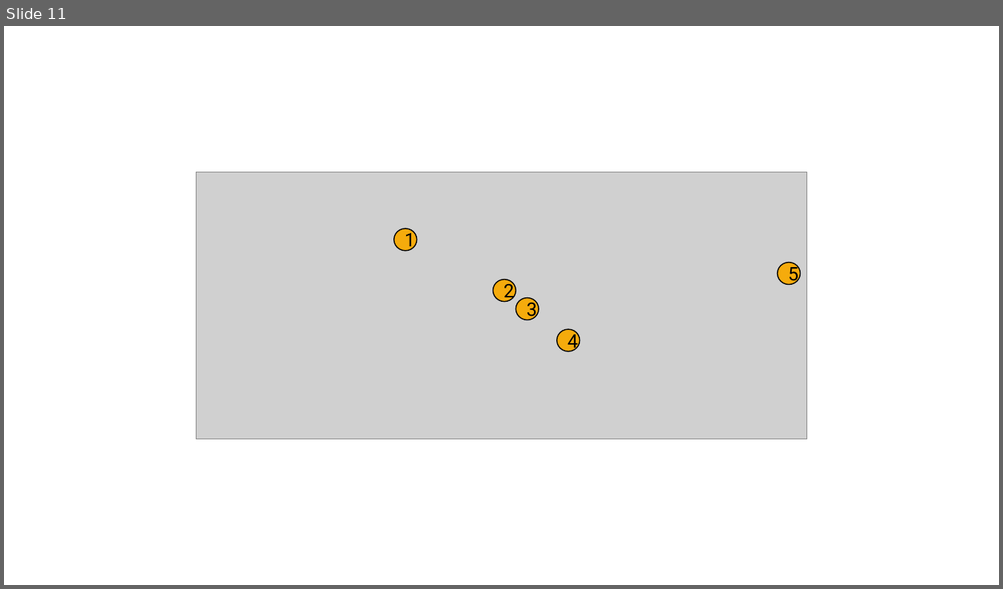
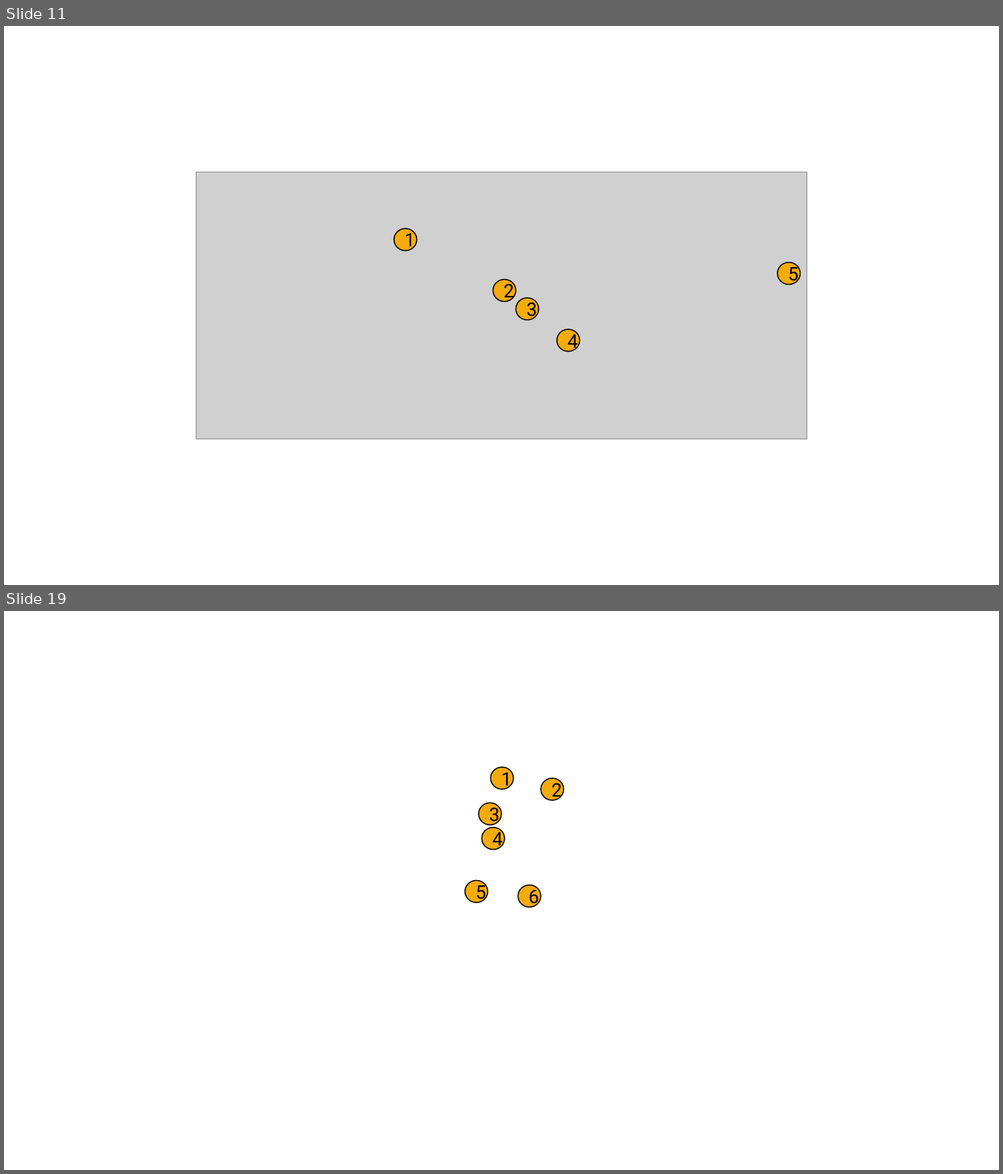
Before and after one commit to IntentArchitect/Intent.Modules, a slide deck: docsProject/IntentUserManualImages.pptx. Shown one above the other, each under a label of ours: slide 11 before the commit, slides 11 and 19 after it; the slides between them are not shown. The pictures are 1003x589 and 1003x1174 pixels, drawn with LibreOffice and Linux fonts; fonts in the diff are those of the drawing; grey boxes stand for pictures. Boxes give left, top, right and bottom in pixels: in the first picture for what was removed or moved away, otherwise in the second. Text is boxed around its words. In the diff, an @@ line names an element or a change of style, - is before the commit and + after.

```diff
--- a/docsProject/IntentUserManualImages.pptx
+++ b/docsProject/IntentUserManualImages.pptx
@@ slide 19 added at bbox=[4, 611, 999, 1170], background #FFFFFF @@
@@ ellipse added at bbox=[490, 767, 514, 789], fill #F5AB0C, outline #000000 1 pt, 18 pt, text #000000 @@
+1
@@ ellipse added at bbox=[540, 778, 563, 800], fill #F5AB0C, outline #000000 1 pt, 18 pt, text #000000 @@
+2
@@ ellipse added at bbox=[478, 803, 502, 825], fill #F5AB0C, outline #000000 1 pt, 18 pt, text #000000 @@
+3
@@ ellipse added at bbox=[481, 827, 505, 850], fill #F5AB0C, outline #000000 1 pt, 18 pt, text #000000 @@
+4
@@ ellipse added at bbox=[465, 880, 488, 903], fill #F5AB0C, outline #000000 1 pt, 18 pt, text #000000 @@
+5
@@ ellipse added at bbox=[518, 886, 541, 908], fill #F5AB0C, outline #000000 1 pt, 18 pt, text #000000 @@
+6
```
Also in this commit, not shown: 7 other slides added, 1 slide removed, 39 other files.
